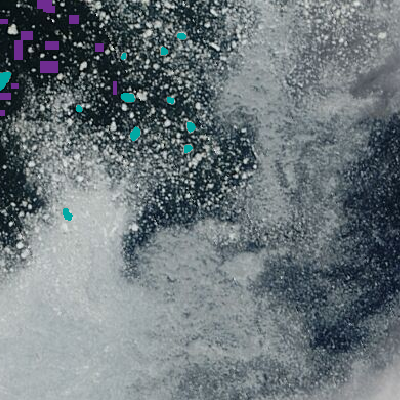
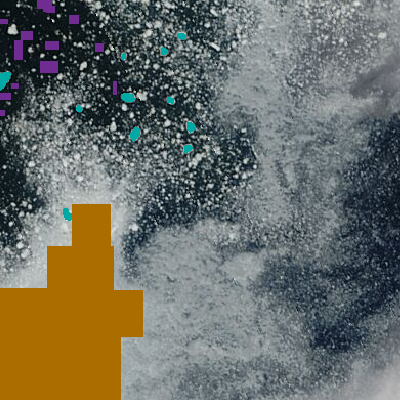
Layers edited between the first and the second w=400, h=400 image:
added layer "ice samples" (2nd of 2) above "ice floes" over [0, 204, 143, 400]
